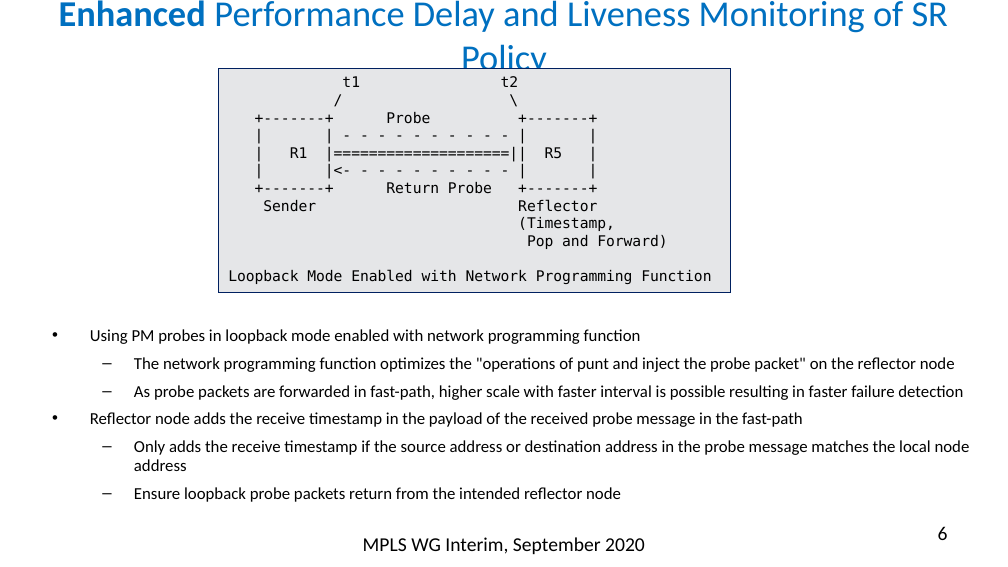
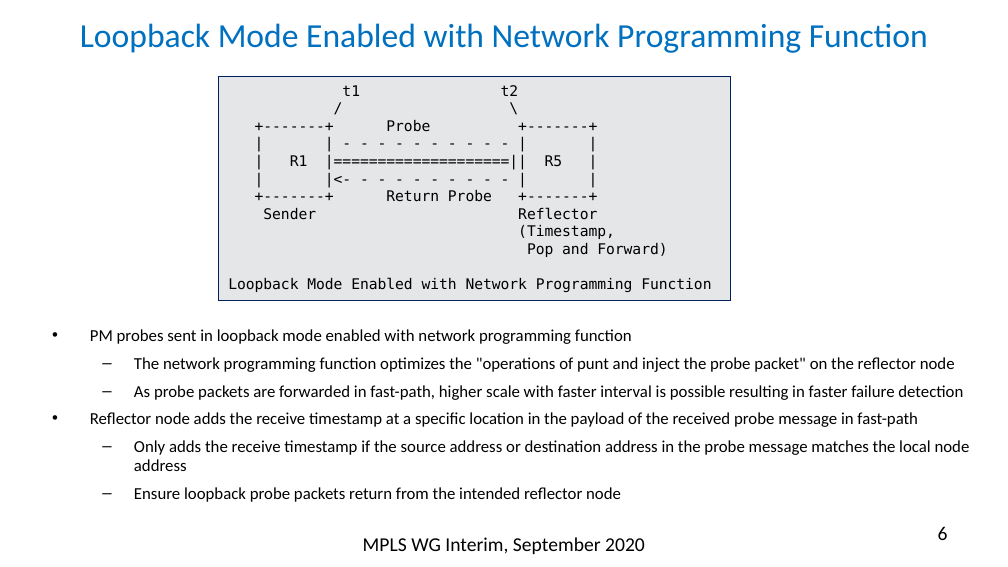
Before and after one commit to rakgandhi/ietf-slides, a slide deck: slide 6 of draft-gandhi-spring-sr-enhanced-plm-03.pptx. Drawn at 1008x567 pixels with LibreOffice and Linux fonts; fonts in the diff are those of the drawing. Boxes give left, top, right and bottom in pixels: in the first picture for what was removed or moved away, otherwise in the second. Text is boxed around its words. In the diff, an @@ line names an element or a change of style, - is before the commit and + after.

```diff
--- a/draft-gandhi-spring-sr-enhanced-plm-03.pptx
+++ b/draft-gandhi-spring-sr-enhanced-plm-03.pptx
@@ title at [80,23,928,53]: text changed; size 26 to 24 pt @@
-Enhanced Performance Delay and Liveness Monitoring of SR Policy
+Loopback Mode Enabled with Network Programming Function
@@ rectangle "t1 t2": place and size @@
-rectangle "t1 t2" at [219,69,731,292]
+rectangle "t1 t2" at [219,77,731,300]
@@ text at [90,329,632,344]: text changed @@
-• Using PM probes in loopback mode enabled with network programming function
+• PM probes sent in loopback mode enabled with network programming function
@@ text at [90,412,918,427]: text changed @@
-• Reflector node adds the receive timestamp in the payload of the received probe message in the fast-path
+• Reflector node adds the receive timestamp at a specific location in the payload of the received probe message in fast-path
```
Also in this commit, not shown: 2 other slides changed, 1 other file.
